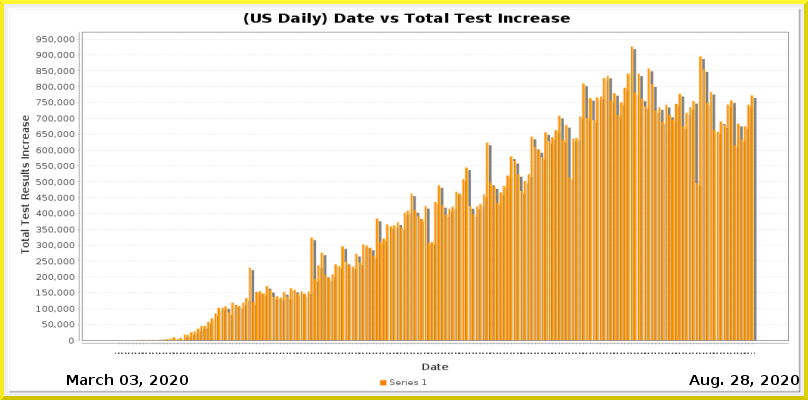
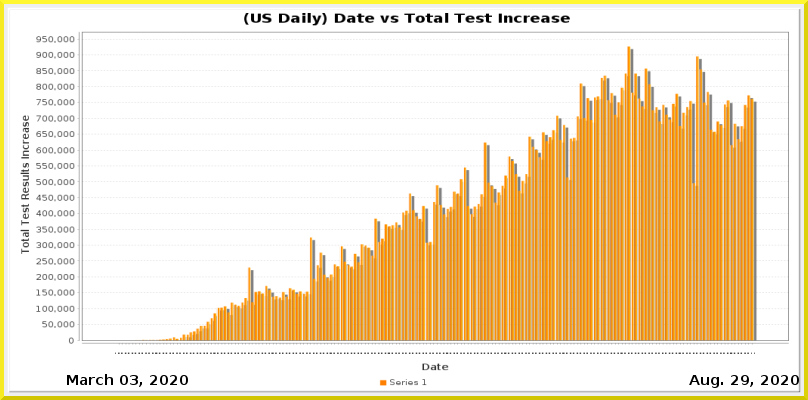
Layers edited between the first and the second (808, 400) image:
painted on "Current Date" over [741, 375, 749, 385]
painted on "Date_vs_TestIncrease.png" over [134, 46, 757, 354]
